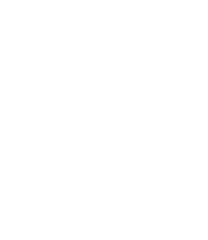
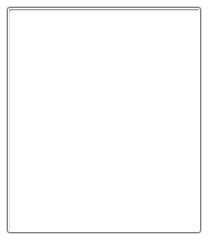
Layers edited between the first and the second w=208, h=240 image:
showed "Stroke" over 8, 8, 200, 232
showed "Gloss" over 8, 8, 200, 232
showed "BG-Effect" over 8, 8, 200, 232
